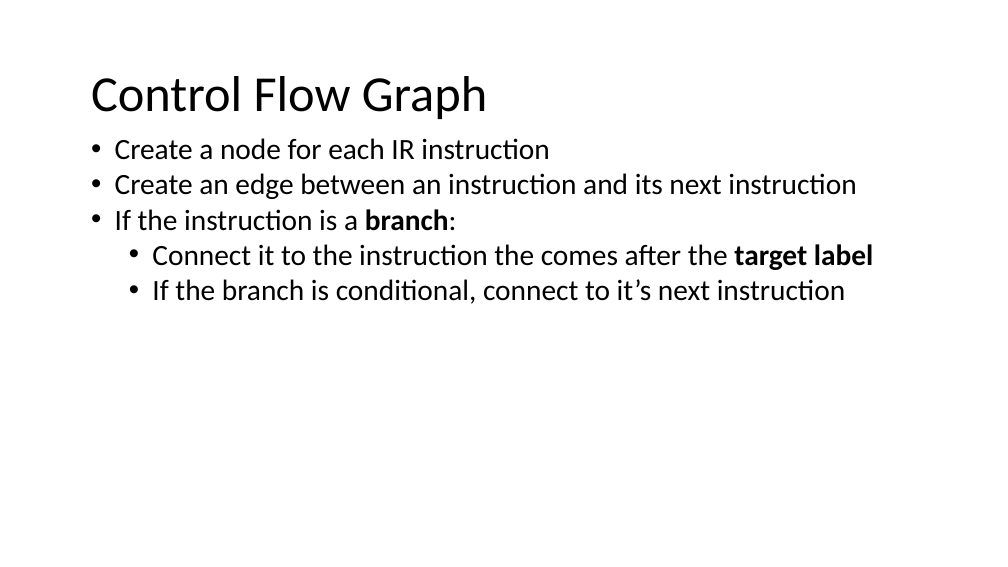
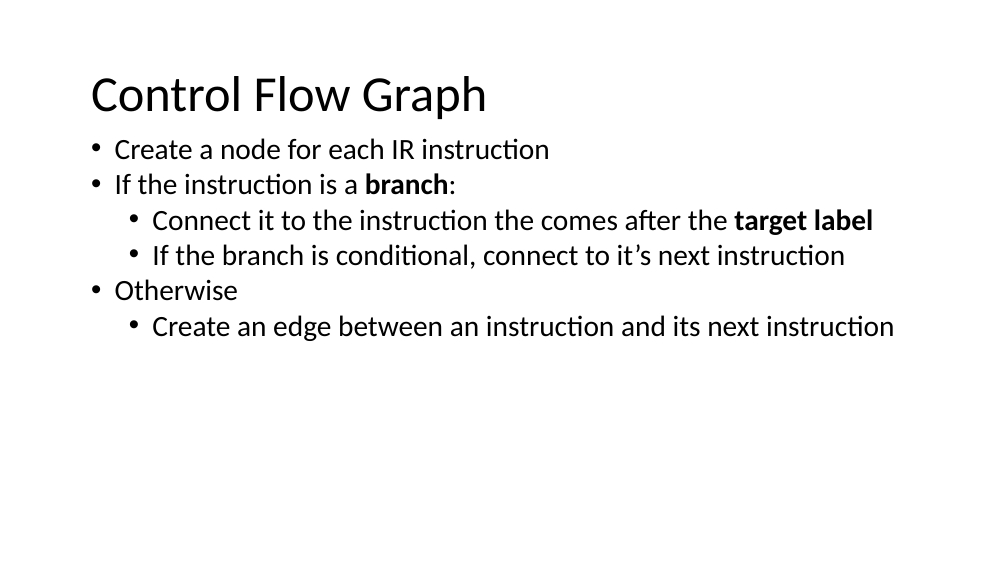
Before and after one commit to nivshani/compilation, a slide deck: slide 5 of slides/register_allocation.pptx. Drawn at 1008x567 pixels with LibreOffice and Linux fonts; fonts in the diff are those of the drawing. Boxes give left, top, right and bottom in pixels: in the first picture for what was removed or moved away, otherwise in the second. Text is boxed around its words. In the diff, an @@ line names an element or a change of style, - is before the commit and + after.

```diff
--- a/slides/register_allocation.pptx
+++ b/slides/register_allocation.pptx
@@ text at (115, 173, 856, 199): paragraph removed @@
-• Create an edge between an instruction and its next instruction
@@ text at (115, 279, 894, 341): paragraphs added @@
+• Otherwise
+  • Create an edge between an instruction and its next instruction
```
Also in this commit, not shown: 2 other slides changed, 1 other file.
